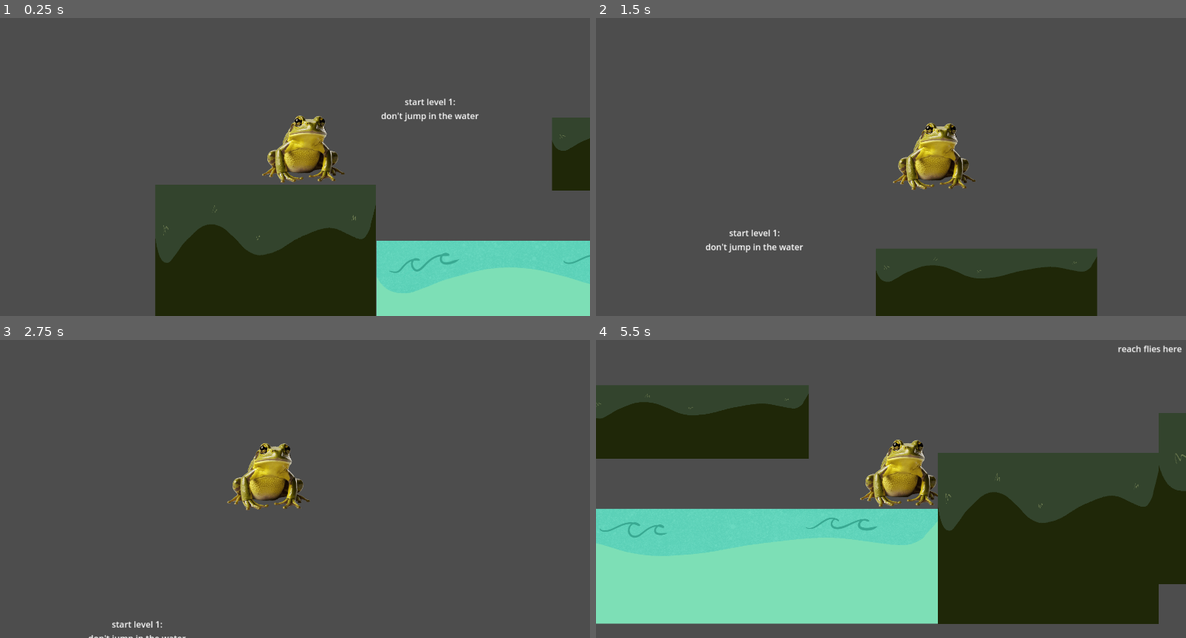
Above: before the commit, frames 1-4 (two rows, left to right).
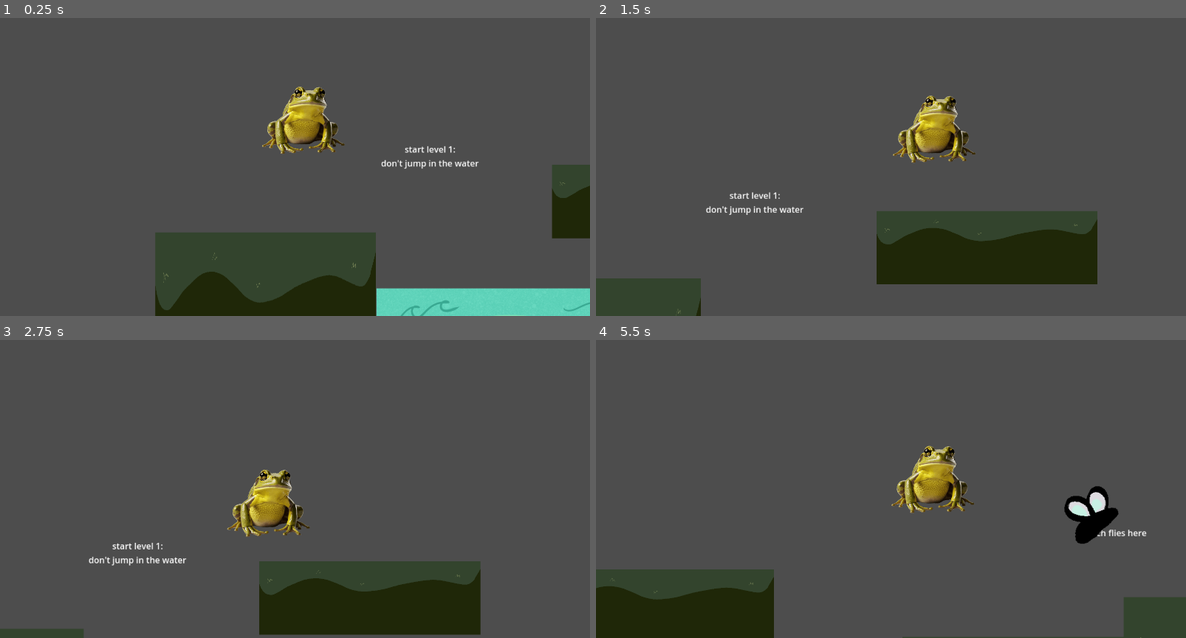
Above: after the commit, the same moments.

Repository: emilyahmad/frog-prince-game
Game: Godot game, scene res://scenes/level_one.tscn
The game is run twice, just before and just after one commit, with the same random seed, the same clock (stepped at 60 frames per second) and the same inputs. The project has no main scene, so this scene is started directly.
Inputs:
- Up to frame 1 (0.25 s): no input
- Up to frame 2 (1.5 s): tap Enter at 0.5 s; hold Space (jump) 0.53-1.28 s; hold D (move_right) from 0.53 s (still down); tap Space (jump) at 1.35 s
- Up to frame 3 (2.75 s): tap Space (jump) at 1.52, 1.82 s; release D (move_right) at 2.03 s; hold A (move_left) from 2.03 s (still down); hold Space (jump) from 2.03 s (still down)
- Up to frame 4 (5.5 s): release A (move_left) at 2.78 s; release Space (jump) at 2.78 s; hold D (move_right) 2.78-4.28 s; tap Space (jump) at 2.85, 3.02, 3.32, 4.35, 4.52, 4.82 s; hold Space (jump) 3.53-4.28 s; hold A (move_left) 4.28-5.03 s; hold D (move_right) from 5.03 s (still down); hold Space (jump) from 5.03 s (still down)

The runs differ from the first frame. In frame 1, 26% of the frame differs, in the area x 26-100%, y 23-100%; in frame 2, 17%; in frame 3, 13%; in frame 4, 60%, in the area x 0-100%, y 1-100%.

Commit message:
bounce pads work, switched sprites to area2d's for collisions

Diff:
--- a/player.gd
+++ b/player.gd
@@ -13,6 +13,9 @@
 
 #sync project settings gravity with rigid body nodes
 #var gravity = ProjectSettings.get_setting("physics/2d/default_gravity")
+
+func _on_bounce_pad_body_entered(body: Node2D) -> void:
+	velocity.y = jump_power * jump_multiplier
 
 func _input(event):
 	#if event.is_action_pressed("quit") and is_on_floor():
--- a/scenes/level_one.tscn
+++ b/scenes/level_one.tscn
@@ -1,8 +1,13 @@
-[gd_scene load_steps=12 format=3 uid="uid://dkygou7pffnkk"]
+[gd_scene load_steps=22 format=3 uid="uid://dkygou7pffnkk"]
 
 [ext_resource type="Texture2D" uid="uid://ccvu0qpqkdg8p" path="res://assets/levels/grass.png" id="1_843q2"]
 [ext_resource type="PackedScene" uid="uid://dhbqg5dgmq5gg" path="res://player.tscn" id="1_cd1xg"]
+[ext_resource type="Script" uid="uid://3fpc082wn352" path="res://scripts/level_one.gd" id="1_y8ti4"]
 [ext_resource type="Texture2D" uid="uid://3i5d7gbb5g0q" path="res://assets/levels/water.png" id="2_5rfim"]
+[ext_resource type="Texture2D" uid="uid://dhi3xms38bwl3" path="res://assets/obstacles/croc.png" id="2_bhu28"]
+[ext_resource type="Texture2D" uid="uid://cvvk728hlrvnf" path="res://assets/obstacles/fly.png" id="4_5rfim"]
+[ext_resource type="Texture2D" uid="uid://c1n3ycv124aoh" path="res://assets/obstacles/jump-lilypad.png" id="5_r4wdr"]
+[ext_resource type="Texture2D" uid="uid://b6ul0dg0ydmdk" path="res://assets/obstacles/end-sign.png" id="7_4p75b"]
 
 [sub_resource type="RectangleShape2D" id="RectangleShape2D_r4wdr"]
 size = Vector2(411, 319.6)
@@ -28,18 +33,36 @@
 [sub_resource type="RectangleShape2D" id="RectangleShape2D_o5wbv"]
 size = Vector2(3836, 215)
 
+[sub_resource type="RectangleShape2D" id="RectangleShape2D_s6ikc"]
+size = Vector2(489, 433.5)
+
+[sub_resource type="CapsuleShape2D" id="CapsuleShape2D_4p75b"]
+radius = 50.0
+height = 314.279
+
+[sub_resource type="CapsuleShape2D" id="CapsuleShape2D_r4wdr"]
+radius = 54.0
+height = 108.0
+
+[sub_resource type="CapsuleShape2D" id="CapsuleShape2D_bhu28"]
+radius = 89.0
+height = 188.0
+
+[sub_resource type="RectangleShape2D" id="RectangleShape2D_036lt"]
+size = Vector2(191, 226.25)
+
 [node name="LevelOne" type="Node2D"]
-
-[node name="Player" parent="." instance=ExtResource("1_cd1xg")]
-position = Vector2(275, 203)
+script = ExtResource("1_y8ti4")
 
 [node name="Labels" type="Control" parent="."]
 layout_mode = 3
 anchors_preset = 0
 offset_right = 40.0
 offset_bottom = 40.0
+metadata/_edit_use_anchors_ = true
 
 [node name="Label" type="Label" parent="Labels"]
+layout_mode = 0
 offset_left = 407.0
 offset_top = 87.0
 offset_right = 616.0
@@ -50,6 +73,7 @@
 vertical_alignment = 1
 
 [node name="Label2" type="Label" parent="Labels"]
+layout_mode = 0
 offset_left = 1679.0
 offset_top = 35.0
 offset_right = 1888.0
@@ -59,6 +83,7 @@
 vertical_alignment = 1
 
 [node name="Label3" type="Label" parent="Labels"]
+layout_mode = 0
 offset_left = 2912.0
 offset_top = -21.0
 offset_right = 3121.0
@@ -68,6 +93,7 @@
 vertical_alignment = 1
 
 [node name="Label4" type="Label" parent="Labels"]
+layout_mode = 0
 offset_left = 3901.0
 offset_top = 59.0
 offset_right = 4110.0
@@ -77,6 +103,7 @@
 vertical_alignment = 1
 
 [node name="Label5" type="Label" parent="Labels"]
+layout_mode = 0
 offset_left = 4841.0
 offset_top = 60.0
 offset_right = 5076.0
@@ -195,3 +222,60 @@
 [node name="CollisionShape2D" type="CollisionShape2D" parent="Ground/Water3"]
 position = Vector2(2902, 418.5)
 shape = SubResource("RectangleShape2D_o5wbv")
+
+[node name="Border" type="StaticBody2D" parent="."]
+
+[node name="CollisionShape2D" type="CollisionShape2D" parent="Border"]
+position = Vector2(5948, 12)
+shape = SubResource("RectangleShape2D_s6ikc")
+
+[node name="Player" parent="." instance=ExtResource("1_cd1xg")]
+position = Vector2(275, 203)
+
+[node name="Sprites" type="Node2D" parent="."]
+
+[node name="CrocHead" type="Area2D" parent="Sprites"]
+position = Vector2(4044, 158)
+
+[node name="Sprite2D" type="Sprite2D" parent="Sprites/CrocHead"]
+texture = ExtResource("2_bhu28")
+
+[node name="CollisionShape2D" type="CollisionShape2D" parent="Sprites/CrocHead"]
+position = Vector2(-38, 31)
+rotation = -1.20346
+scale = Vector2(1, 1)
+shape = SubResource("CapsuleShape2D_4p75b")
+
+[node name="Fly" type="Area2D" parent="Sprites"]
+
+[node name="Fly" type="Sprite2D" parent="Sprites/Fly"]
+position = Vector2(1743, 21)
+texture = ExtResource("4_5rfim")
+
+[node name="CollisionShape2D" type="CollisionShape2D" parent="Sprites/Fly"]
+position = Vector2(1741, 29)
+shape = SubResource("CapsuleShape2D_r4wdr")
+
+[node name="BouncePad" type="Area2D" parent="Sprites"]
+
+[node name="Sprite2D" type="Sprite2D" parent="Sprites/BouncePad"]
+position = Vector2(3013, 260)
+scale = Vector2(0.84, 0.84)
+texture = ExtResource("5_r4wdr")
+
+[node name="CollisionShape2D" type="CollisionShape2D" parent="Sprites/BouncePad"]
+position = Vector2(3019, 271)
+shape = SubResource("CapsuleShape2D_bhu28")
+
+[node name="EndSign" type="Area2D" parent="Sprites"]
+position = Vector2(4737, 121)
+
+[node name="Sprite2D" type="Sprite2D" parent="Sprites/EndSign"]
+texture = ExtResource("7_4p75b")
+
+[node name="CollisionShape2D" type="CollisionShape2D" parent="Sprites/EndSign"]
+position = Vector2(-2, 25.875)
+shape = SubResource("RectangleShape2D_036lt")
+
+[connection signal="body_entered" from="Sprites/Fly" to="." method="_on_fly_body_entered"]
+[connection signal="body_entered" from="Sprites/BouncePad" to="Player" method="_on_bounce_pad_body_entered"]
--- /dev/null
+++ b/scripts/level_one.gd
@@ -0,0 +1,15 @@
+extends Node2D
+
+
+# Called when the node enters the scene tree for the first time.
+func _ready() -> void:
+	pass # Replace with function body.
+
+
+# Called every frame. 'delta' is the elapsed time since the previous frame.
+func _process(delta: float) -> void:
+	pass
+
+
+func _on_fly_body_entered(body: Node2D) -> void:
+	print("works")
Binary file added: assets/obstacles/croc.png
Not shown, added: assets/obstacles/croc.png.import
Binary file added: assets/obstacles/end-sign.png
Not shown, added: assets/obstacles/end-sign.png.import
Binary file added: assets/obstacles/fly.png
Not shown, added: assets/obstacles/fly.png.import
Binary file added: assets/obstacles/jump-lilypad.png
Not shown, added: assets/obstacles/jump-lilypad.png.import
Not shown, added: scripts/level_one.gd.uid
